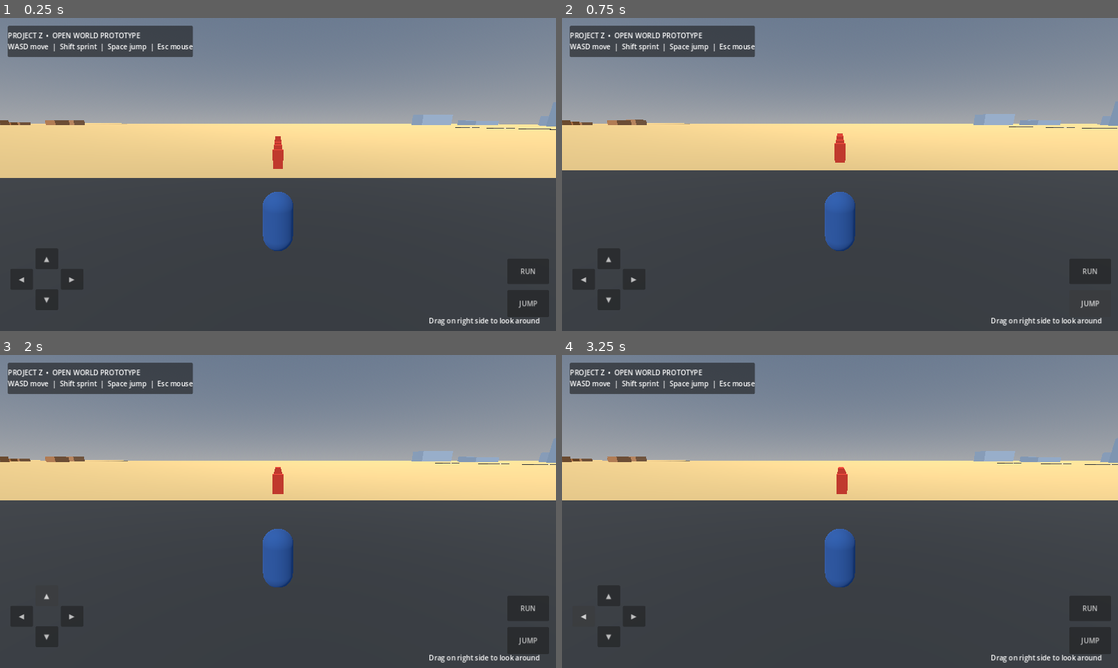
Above: before the commit, frames 1-4 (two rows, left to right).
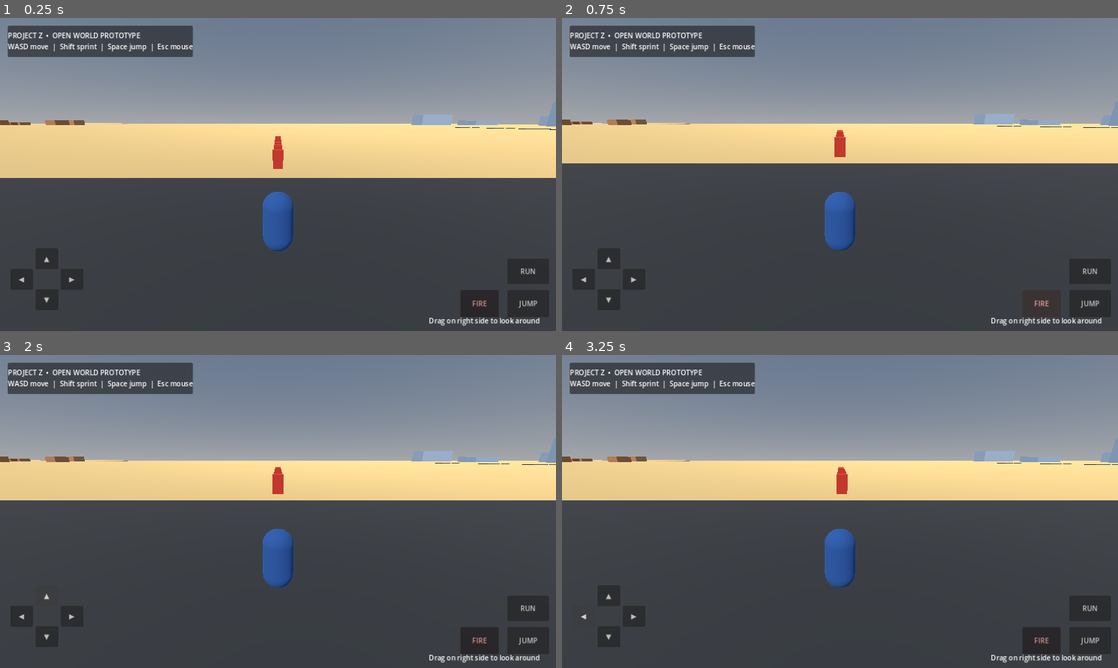
Above: after the commit, the same moments.

Repository: gyarasigujjar57-ops/ProjectZ-OpenWorld
Game: Godot game, scene res://scenes/Main.tscn
Same seed, same stepped clock (60 frames per second), same inputs: the game is played once before the commit and once after it.
Inputs:
- Up to frame 1 (0.25 s): no input
- Up to frame 2 (0.75 s): click "JUMP" (after the commit: "FIRE") at 0.5 s
- Up to frame 3 (2 s): click "▲" at 1.25 s
- Up to frame 4 (3.25 s): click "▼" at 2 s; click "◀" at 2.75 s

The runs differ from the first frame. In frame 1, 0.6% of the frame differs, in the area x 82-90%, y 86-96%; in frame 2, 2.5%, in the area x 0-100%, y 31-93%; in frame 3, 0.6%; in frame 4, 0.6%.

Commit message:
Add touch fire button and basic raycast target practice

Diff:
--- a/scripts/player.gd
+++ b/scripts/player.gd
@@ -73,6 +73,15 @@
 	jump.modulate = Color(1, 1, 1, 0.85)
 	layer.add_child(jump)
 	jump.button_down.connect(func(): _mobile_jump())
+	var fire := Button.new()
+	fire.text = "FIRE"
+	fire.set_anchors_preset(Control.PRESET_BOTTOM_RIGHT)
+	fire.position = Vector2(-220, -94)
+	fire.size = Vector2(88, 62)
+	fire.focus_mode = Control.FOCUS_NONE
+	fire.modulate = Color(1.0, 0.72, 0.68, 0.9)
+	layer.add_child(fire)
+	fire.button_down.connect(func(): _shoot())
 	var sprint := Button.new()
 	sprint.text = "RUN"
 	sprint.set_anchors_preset(Control.PRESET_BOTTOM_RIGHT)
@@ -102,6 +111,8 @@
 		velocity.y = jump_velocity
 
 func _unhandled_input(event: InputEvent) -> void:
+	if event is InputEventMouseButton and event.pressed and event.button_index == MOUSE_BUTTON_LEFT:
+		_shoot()
 	if event is InputEventMouseMotion and Input.mouse_mode == Input.MOUSE_MODE_CAPTURED:
 		rotate_y(-event.relative.x * look_sensitivity)
 		camera_pivot.rotate_x(-event.relative.y * look_sensitivity)
@@ -128,3 +139,18 @@
 	if Input.is_action_just_pressed("ui_accept") and is_on_floor():
 		velocity.y = jump_velocity
 	move_and_slide()
+
+
+func _shoot() -> void:
+	if camera == null:
+		return
+	var from := camera.global_position
+	var to := from + (-camera.global_transform.basis.z * 120.0)
+	var query := PhysicsRayQueryParameters3D.create(from, to)
+	query.exclude = [self]
+	var hit_result := get_world_3d().direct_space_state.intersect_ray(query)
+	if hit_result.is_empty():
+		return
+	var collider = hit_result.get("collider")
+	if collider != null and collider.has_method("hit"):
+		collider.hit()
